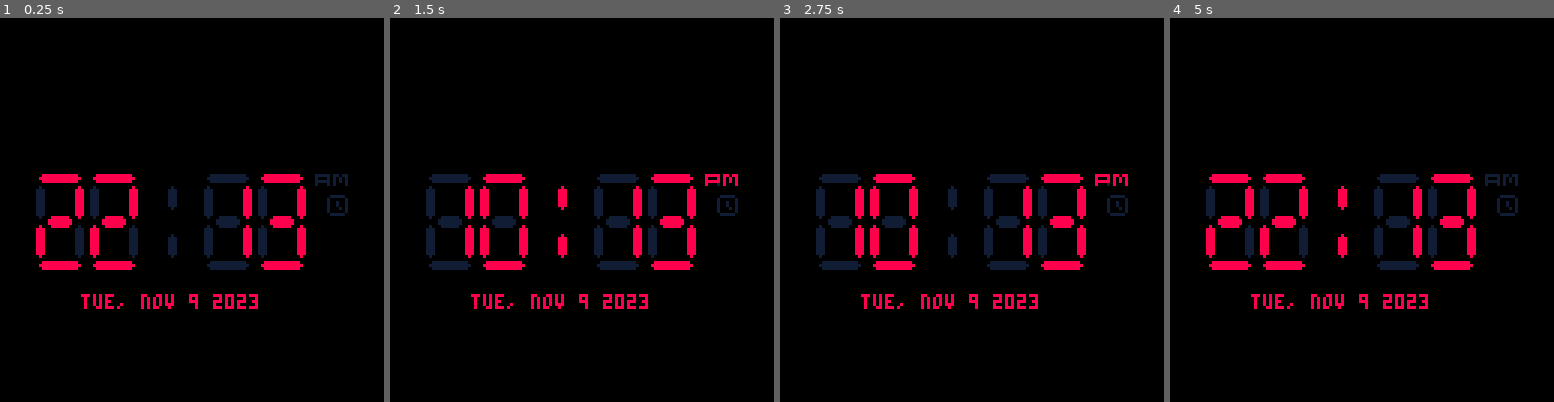
Above: before the commit, frames 1-4 (left to right).
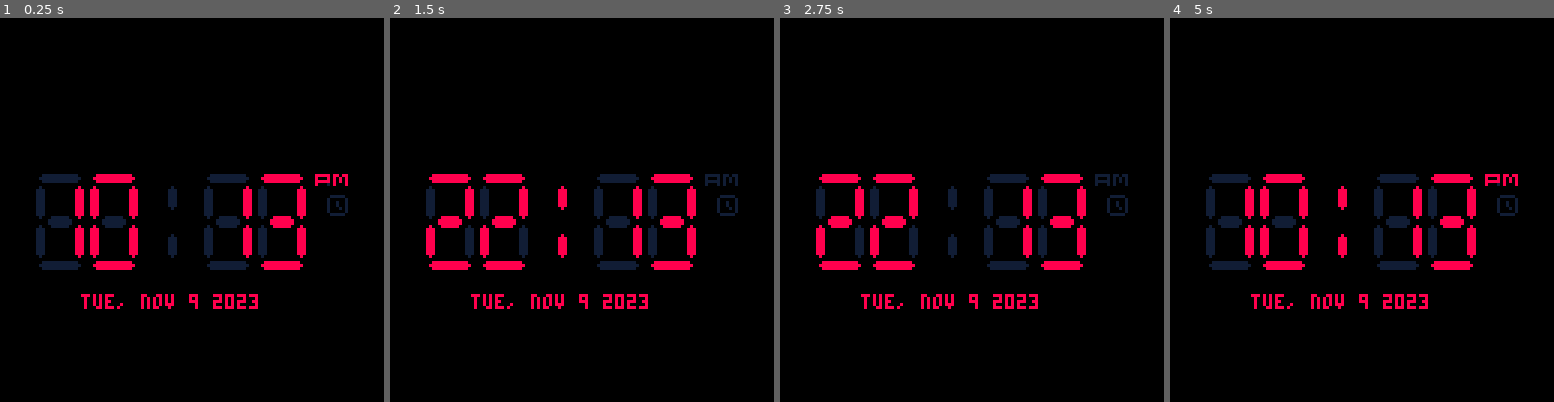
Above: after the commit, the same moments.

Repository: junkdeck/pico-8-segment
Game: PICO-8 cartridge clock.p8
Two runs of this game, one before a commit and one after it. Both use one fixed random seed, a clock stepped at 60 frames per second and the inputs below.
Inputs:
- Up to frame 1 (0.25 s): no input
- Up to frame 2 (1.5 s): tap X (X key) at 1.07 s
- Up to frame 3 (2.75 s): tap X (X key) at 2.07, 2.4, 2.73 s
- Up to frame 4 (5 s): tap X (X key) every 0.33 s from 3.07 to 4.73 s

The runs differ from the first frame. In frame 1, 1.7% of the frame differs, in the area x 9-91%, y 40-66%; in frame 2, 1.7%; in frame 3, 1.7%; in frame 4, 1.7%.

Commit message:
set up multi-function button
quick press on X switches between 12/24hr display, enabling long-press
usage

Diff:
--- a/main.lua
+++ b/main.lua
@@ -57,6 +57,8 @@
 end
 
 function _init()
+  x_timer = 1
+
 
   ct = 1
   ctypes={12, 24}
@@ -84,9 +86,14 @@
   if(ctype!=24 and fh==0)then fh=12 end
 
   -- toggle clock hour mode
-  if(btnp(5)) then
-    ct = ct ^^ 1
-    ctype=ctypes[ct+1]
+  if(btn(5)) then
+    x_timer += 1
+  elseif(x_timer > 0) then
+    if(x_timer < CHR_TIMER_THRESH) then
+      ct = ct ^^ 1
+      ctype=ctypes[ct+1]
+    end
+    x_timer = 0
   end
 
   datestr = weekday(year, month, day)..", "..months[month].." ".."9".." "..year
